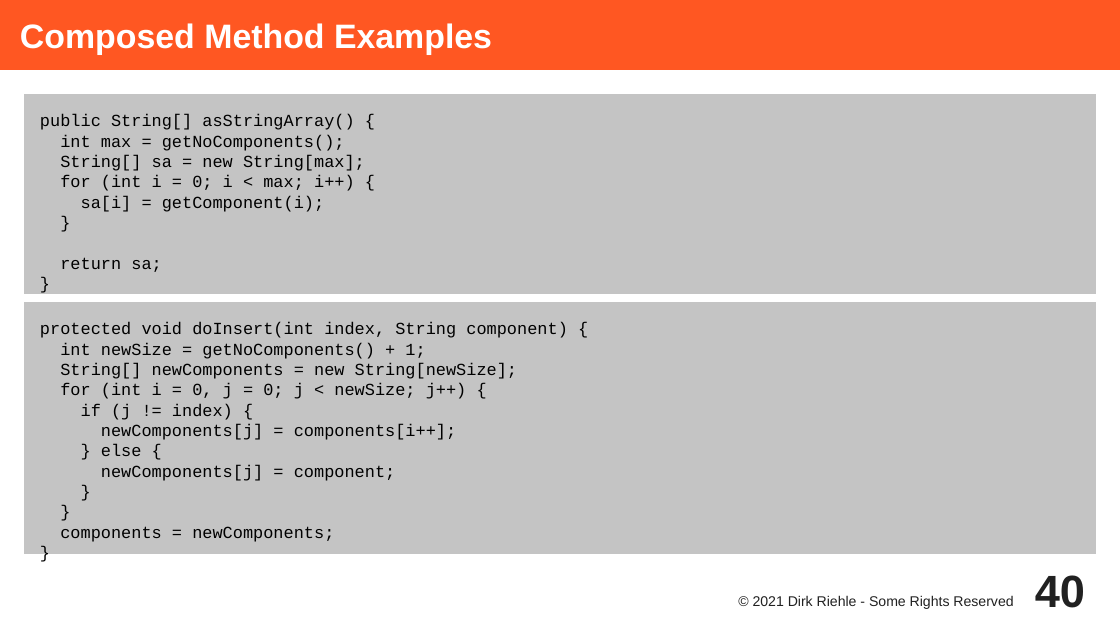
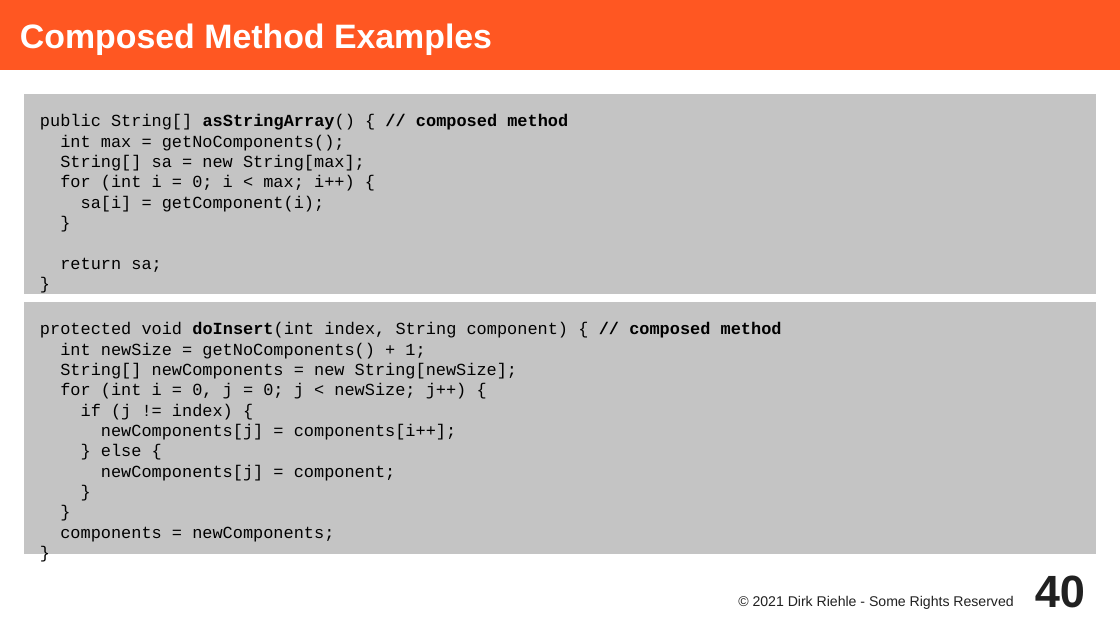
Before and after one commit to dirkriehle/adap-course, a slide deck: slide 40 of Lecture Slides/ADAP C01 - Method Types and Properties.odp. Drawn at 1120x630 pixels with LibreOffice and Linux fonts; fonts in the diff are those of the drawing. Boxes give left, top, right and bottom in pixels: in the first picture for what was removed or moved away, otherwise in the second. Text is boxed around its words. In the diff, an @@ line names an element or a change of style, - is before the commit and + after.

```diff
--- a/Lecture Slides/ADAP C01 - Method Types and Properties.odp
+++ b/Lecture Slides/ADAP C01 - Method Types and Properties.odp
@@ text at (40,114,568,130): text changed; bold on @@
-public String[] asStringArray() {
+public String[] asStringArray() { // composed method
@@ text at (40,322,782,338): text changed @@
-protected void doInsert(int index, String component) {
+protected void doInsert(int index, String component) { // composed method
```
Also in this commit, not shown: 15 other slides changed, 13 other files.
